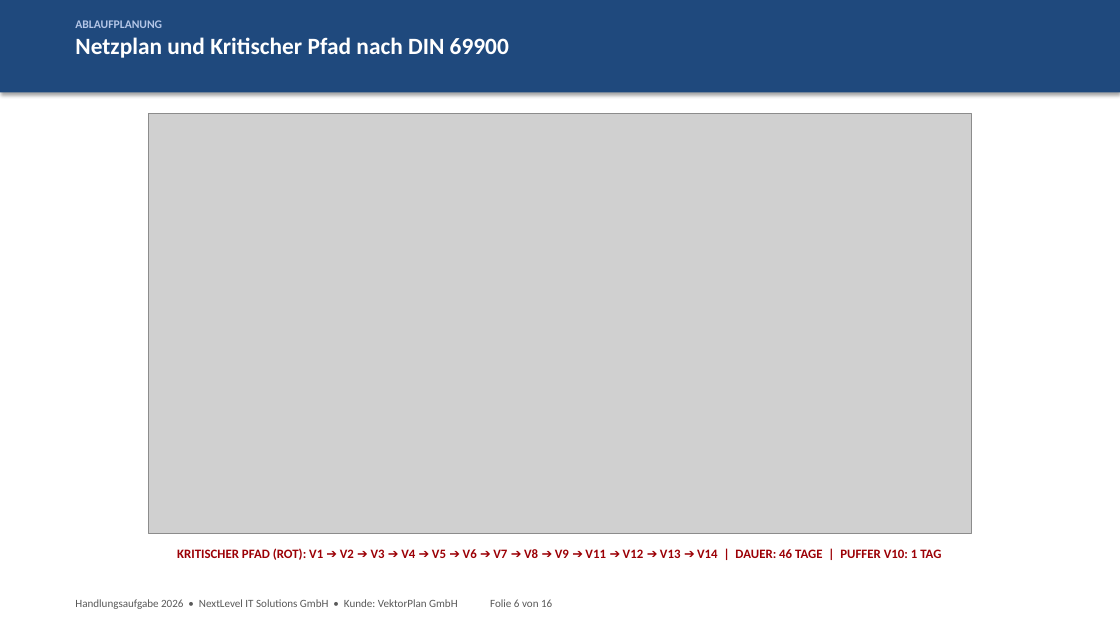
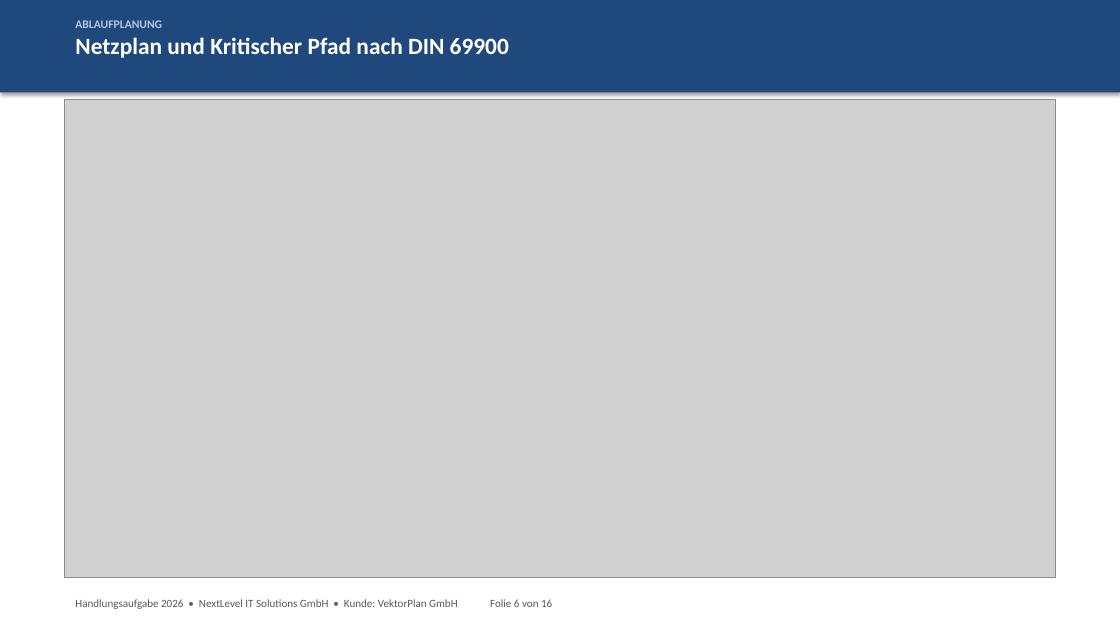
Before and after one commit to kluthjan/projekt_handlungsaufgabe, a slide deck: slide 6 of docs/08_Projektabschluss/Abschlusspraesentation.pptx. Drawn at 1120x630 pixels with LibreOffice and Linux fonts; fonts in the diff are those of the drawing; grey boxes stand for pictures. Boxes give left, top, right and bottom in pixels: in the first picture for what was removed or moved away, otherwise in the second. Text is boxed around its words. In the diff, an @@ line names an element or a change of style, - is before the commit and + after.

Commit message:
Praesentation optimiert: Slide 6 mit 2-Reihen-Netzplan aktualisiert, Folie 10 Tabellen-Layout perfektioniert, Typografie harmonisiert

```diff
--- a/docs/08_Projektabschluss/Abschlusspraesentation.pptx
+++ b/docs/08_Projektabschluss/Abschlusspraesentation.pptx
@@ picture: place and size @@
-picture at (149, 113, 972, 534)
+picture at (65, 99, 1056, 578)
@@ text removed at (177, 548, 941, 560) @@
-KRITISCHER PFAD (ROT): V1 ➔ V2 ➔ V3 ➔ V4 ➔ V5 ➔ V6 ➔ V7 ➔ V8 ➔ V9 ➔ V11 ➔ V12 ➔ V13 ➔ V14 | DAUER: 46 TAGE | PUFFER V10: 1 TAG
```
Also in this commit, not shown: 1 other slide changed.
